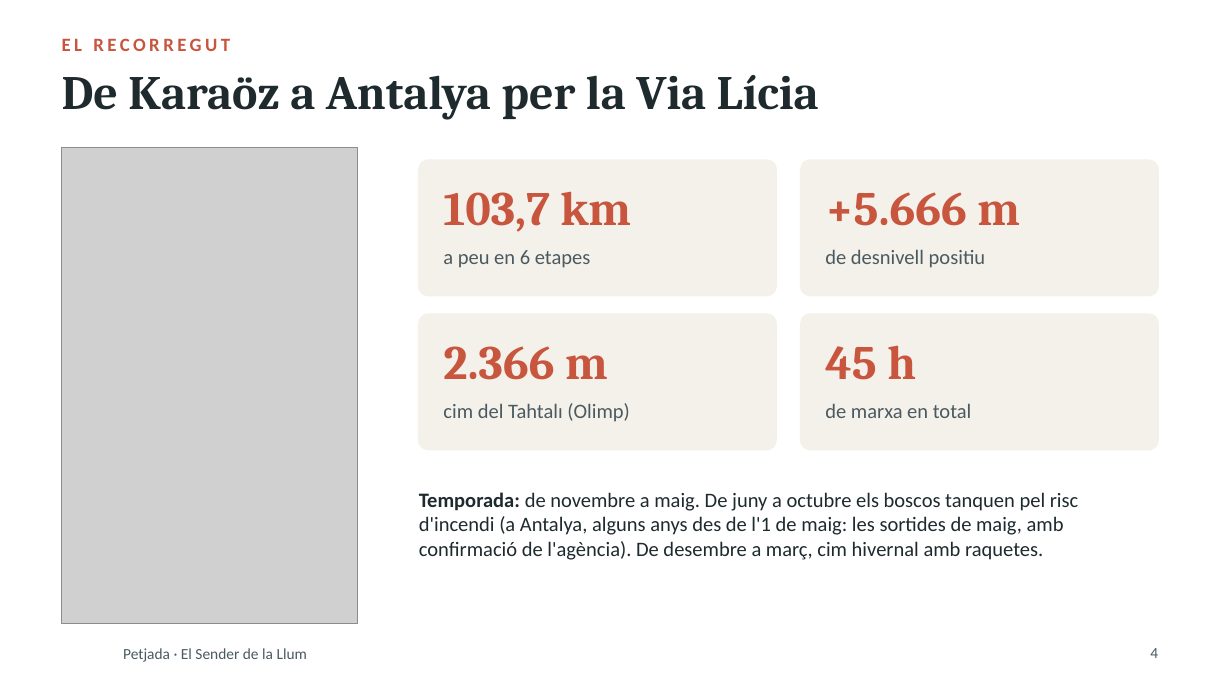
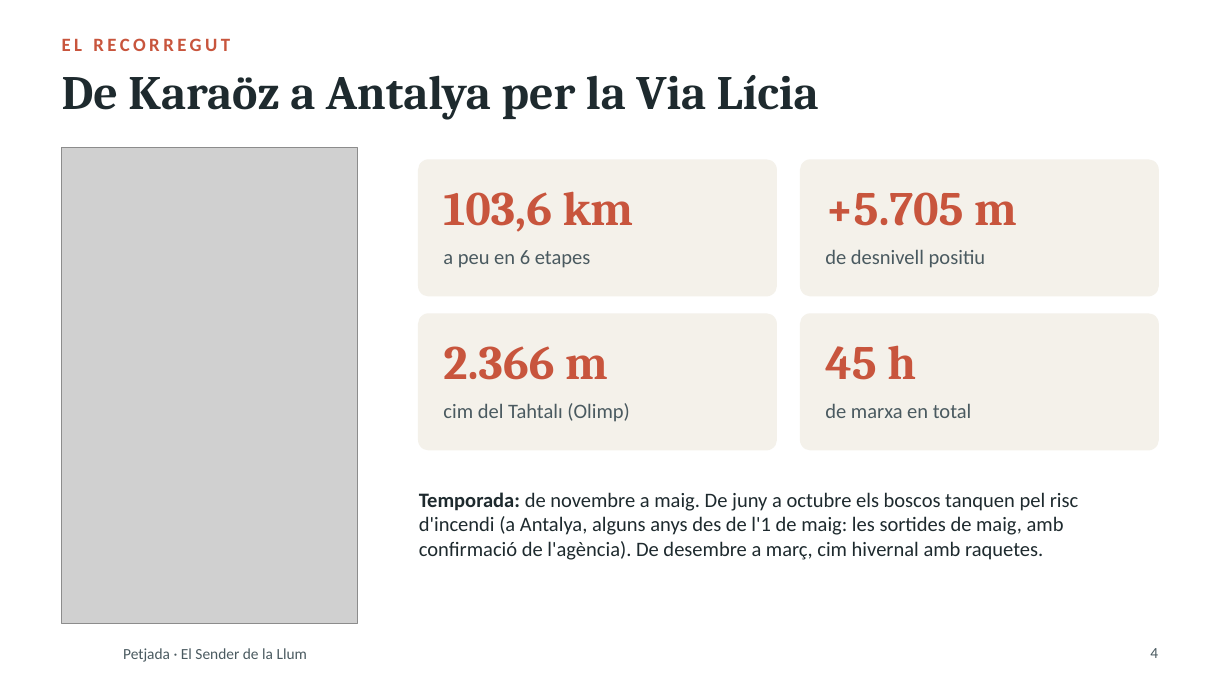
Before and after one commit to stosalca/sender-de-la-llum, a slide deck: slide 4 of Presentacio_2_Petjada.pptx. Drawn at 1232x693 pixels with LibreOffice and Linux fonts; fonts in the diff are those of the drawing; grey boxes stand for pictures; background and template pictures are left out. Boxes give left, top, right and bottom in pixels: in the first picture for what was removed or moved away, otherwise in the second. Text is boxed around its words. In the diff, an @@ line names an element or a change of style, - is before the commit and + after.

```diff
--- a/Presentacio_2_Petjada.pptx
+++ b/Presentacio_2_Petjada.pptx
@@ text at bbox=[443, 191, 634, 232]: text changed @@
-103,7 km
+103,6 km
@@ text at bbox=[825, 192, 1017, 226]: text changed @@
-+5.666 m
++5.705 m
```
Also in this commit, not shown: 17 other slides changed, 14 slides added, 41 other files.
